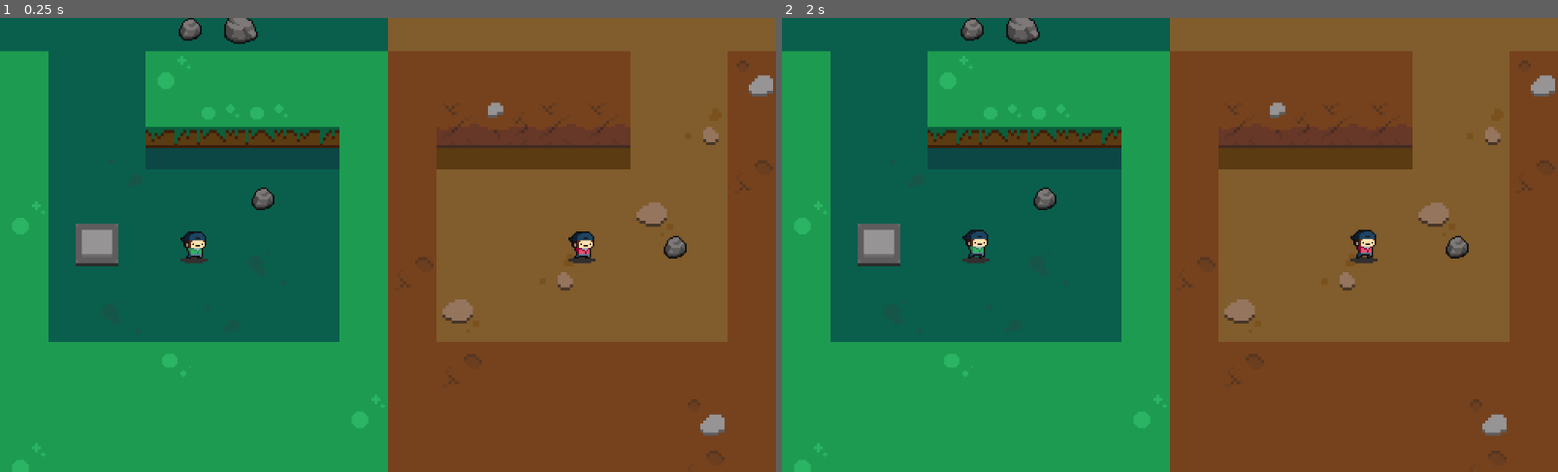
Above: before the commit, frames 1-2 (left to right).
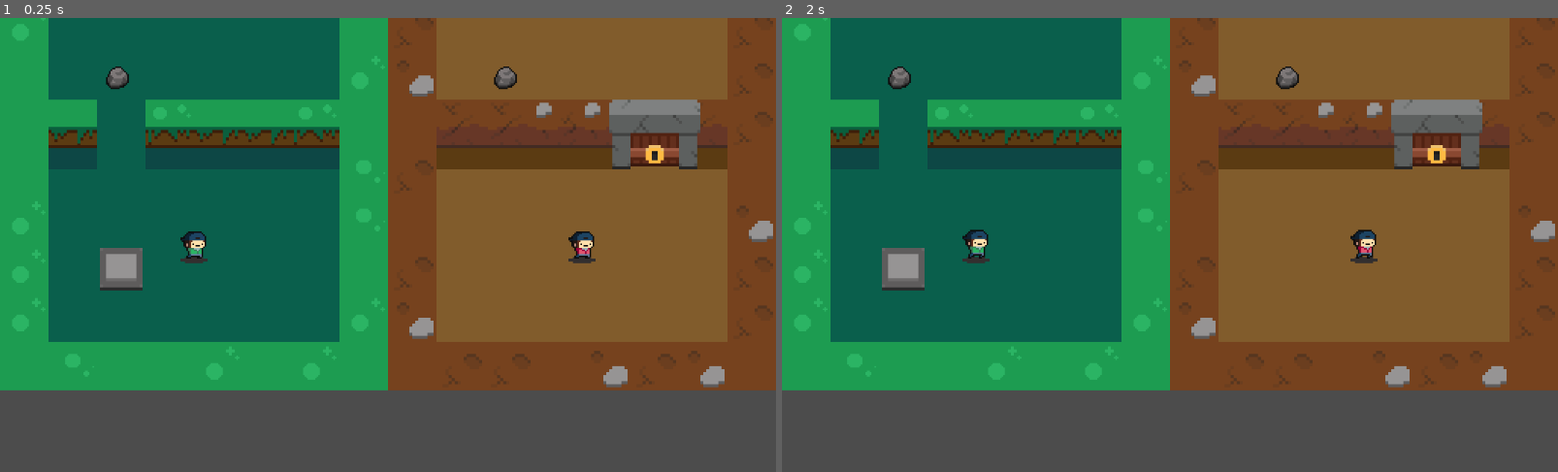
Above: after the commit, the same moments.

Repository: AlvarBer/Linked-Space
Game: Godot game, scene res://Assets/Scenes/game.tscn
Same seed, same stepped clock (60 frames per second), same inputs: the game is played once before the commit and once after it.
Inputs:
- Up to frame 1 (0.25 s): no input
- Up to frame 2 (2 s): tap Enter at 1.25 s

The runs differ from the first frame. In frame 1, 31% of the frame differs, in the area x 0-100%, y 0-100%; in frame 2, 31%.

Commit message:
New maps and options

Diff:
--- a/Assets/Scenes/Map1.tscn
+++ b/Assets/Scenes/Map1.tscn
@@ -1,8 +1,12 @@
-[gd_scene load_steps=2 format=2]
+[gd_scene load_steps=6 format=2]
 
 [ext_resource path="res://Assets/Graphics/Map_1/map_1_tileset.tres" type="TileSet" id=1]
+[ext_resource path="res://Assets/Scenes/plate.tscn" type="PackedScene" id=2]
+[ext_resource path="res://Assets/Scenes/Rock.tscn" type="PackedScene" id=3]
+[ext_resource path="res://Assets/Scenes/door.tscn" type="PackedScene" id=4]
+[ext_resource path="res://Assets/Scenes/player.tscn" type="PackedScene" id=5]
 
-[node name="Map1" type="Node2D" index="0"]
+[node name="Map1" type="Node2D"]
 
 [node name="TileMap" type="TileMap" parent="." index="0"]
 
@@ -23,3 +27,36 @@
 occluder_light_mask = 1
 format = 1
 tile_data = PoolIntArray( -1114116, 7, 0, -1114115, 4, 0, -1114114, 5, 0, -1114113, 5, 0, -1179648, 5, 0, -1179647, 4,  …(2547 unchanged characters)…
+
+[node name="plate_0" parent="." index="1" instance=ExtResource( 2 )]
+
+position = Vector2( -96, 32 )
+world = "2"
+other = "door_0"
+
+[node name="plate_2" parent="." index="2" instance=ExtResource( 2 )]
+
+position = Vector2( -96, -672 )
+world = "2"
+other = "door_2"
+
+[node name="rock_0" parent="." index="3" instance=ExtResource( 3 )]
+
+position = Vector2( -96, -224 )
+world = "2"
+other = "rock_0"
+
+[node name="rock_1" parent="." index="4" instance=ExtResource( 3 )]
+
+position = Vector2( -352, -416 )
+world = "2"
+other = "rock_1"
+
+[node name="door_3" parent="." index="5" instance=ExtResource( 4 )]
+
+position = Vector2( 32, -800 )
+plates_connected = 1
+
+[node name="Player" parent="." index="6" instance=ExtResource( 5 )]
+
+speed = 200
--- a/Assets/Scenes/Map2.tscn
+++ b/Assets/Scenes/Map2.tscn
@@ -1,6 +1,11 @@
-[gd_scene load_steps=2 format=2]
+[gd_scene load_steps=7 format=2]
 
 [ext_resource path="res://Assets/Graphics/Map_2/map_2_tilemap.tres" type="TileSet" id=1]
+[ext_resource path="res://Assets/Scenes/door.tscn" type="PackedScene" id=2]
+[ext_resource path="res://Assets/Scenes/Rock.tscn" type="PackedScene" id=3]
+[ext_resource path="res://Assets/Scenes/plate.tscn" type="PackedScene" id=4]
+[ext_resource path="res://Assets/Scenes/player.tscn" type="PackedScene" id=5]
+[ext_resource path="res://Assets/Graphics/player_2.png" type="Texture" id=6]
 
 [node name="Map2" type="Node2D" index="0"]
 
@@ -23,3 +28,48 @@
 occluder_light_mask = 1
 format = 1
 tile_data = PoolIntArray( -1114116, 8, 0, -1114115, 5, 0, -1114114, 5, 0, -1114113, 4, 0, -1179648, 4, 0, -1179647, 4,  …(2547 unchanged characters)…
+
+[node name="door_0" parent="." index="1" instance=ExtResource( 2 )]
+
+position = Vector2( 96, -160 )
+plates_connected = 1
+
+[node name="door_1" parent="." index="2" instance=ExtResource( 2 )]
+
+position = Vector2( -96, -480 )
+plates_connected = 1
+
+[node name="door_2" parent="." index="3" instance=ExtResource( 2 )]
+
+position = Vector2( 32, -800 )
+plates_connected = 1
+
+[node name="rock_0" parent="." index="4" instance=ExtResource( 3 )]
+
+position = Vector2( -96, -224 )
+world = "1"
+other = "rock_0"
+
+[node name="rock_1" parent="." index="5" instance=ExtResource( 3 )]
+
+position = Vector2( -352, -416 )
+world = "1"
+other = "rock_1"
+
+[node name="plate_1" parent="." index="6" instance=ExtResource( 4 )]
+
+position = Vector2( 96, -416 )
+world = "2"
+other = "door_1"
+
+[node name="plate_3" parent="." index="7" instance=ExtResource( 4 )]
+
+position = Vector2( 96, -672 )
+world = "1"
+other = "door_3"
+
+[node name="Player" parent="." index="8" instance=ExtResource( 5 )]
+
+player_idx = 2
+speed = 200
+texture = ExtResource( 6 )
--- a/Assets/Scenes/game.tscn
+++ b/Assets/Scenes/game.tscn
@@ -1,7 +1,7 @@
 [gd_scene load_steps=3 format=2]
 
-[ext_resource path="res://Assets/Scenes/map_1.tscn" type="PackedScene" id=1]
-[ext_resource path="res://Assets/Scenes/map_2.tscn" type="PackedScene" id=2]
+[ext_resource path="res://Assets/Scenes/Map1.tscn" type="PackedScene" id=1]
+[ext_resource path="res://Assets/Scenes/Map2.tscn" type="PackedScene" id=2]
 
 [node name="Node2D" type="Node"]
 
--- a/Assets/Scripts/door.gd
+++ b/Assets/Scripts/door.gd
@@ -3,6 +3,7 @@
 # class member variables go here, for example:
 # var a = 2
 # var b = "textvar"
+export var plates_connected = 1
 
 func _ready():
 	# Called every time the node is added to the scene.
@@ -14,9 +15,12 @@
 #	# Update game logic here.
 #	pass
 func unlock():
-	frame = 1
-	$StaticBody2D/CollisionShape2D.disabled = true
+	plates_connected -= 1
+	if plates_connected == 0:
+		frame = 1
+		$StaticBody2D/CollisionShape2D.disabled = true
 
 func lock():
+	plates_connected += 1
 	frame = 0
 	$StaticBody2D/CollisionShape2D.disabled = false
--- a/Assets/Scripts/plate.gd
+++ b/Assets/Scripts/plate.gd
@@ -4,18 +4,22 @@
 export(String) var other
 export(bool) var permanent = false
 onready var linked = get_node("../../../../ViewportContainer" + world + "/Viewport/Map/" + other)
+var objects_over = 0
 
 func _ready():
 	pass
 
 func pressed():
+	objects_over += 1
 	frame = 1
 	linked.unlock()
 
 func released():
 	if !permanent:
-		frame = 0
-		linked.lock()
+		objects_over -= 1
+		if objects_over == 0:
+			frame = 0
+			linked.lock()
 
 func _on_Area2D_body_entered(body):
 	pressed()
